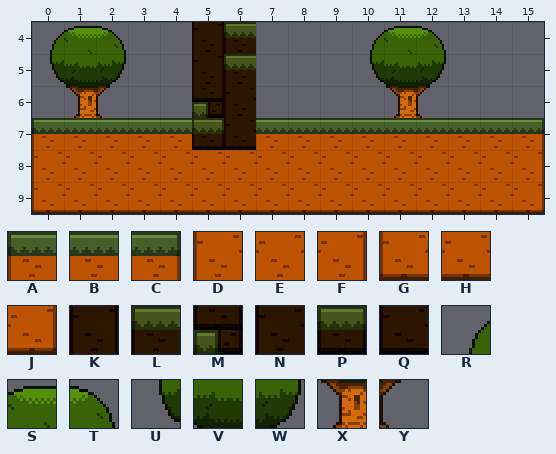
Level history. Tiled map (JSON): src/resources/maps/map_01.json. The first picture shows the starting point.
Cells are 16x16 px. Shown: x 0..15, y 4..9. The commit also replaced the tileset; all pictures use the new one. The old version is drawn lined up with the new one.
Key: from "ground_tiles": A 25, B 26, C 27, D 49, E 50, F 51, G 73, H 74, J 75, K 124, L 125, M 148, N 149, P 172, Q 173, R 193, S 194, T 195, U 217, V 218, W 219, X 242, Y 243.
_ is an empty cell, # one hidden under a higher layer.
Layer "Tile Layer 1" before, first column x 0:
 4 RST_______RST___
 5 UVW_______UVW___
 6 _XY________XY___
 7 ABBBB##BBBBBBBBC
 8 DEEEEEEEEEEEEEEF
 9 GHHHHHHHHHHHHHHJ
Layer "Tile Layer 2" before, first column x 0:
 4 _____KL_________
 5 _____KL_________
 6 _____MN_________
 7 _____PQ_________
 8 ________________
 9 ________________
The result:
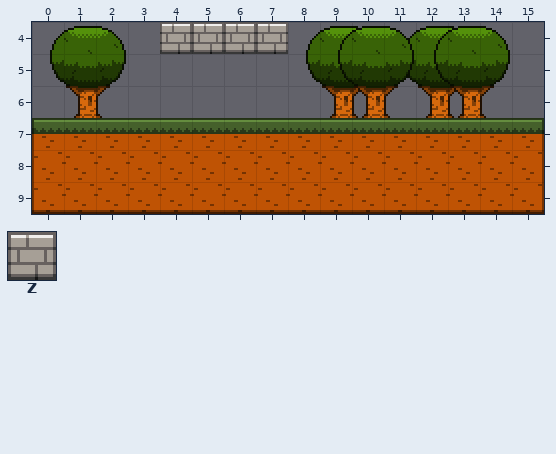
Further tiles: from "blocks": Z 0.
Tiles of an added or newly shown layer are drawn over the layers below it.
From old to new:
Changed rows in their new state; . is an unchanged cell.
everything moved by +0,+1 cells (the old picture is shown already moved)
Layer "Tile Layer 1":
first column x 8:
 4 RSTRST
 5 UVWUVW
 6 .XY_XY
Layer "Tile Layer 2":
first column x 5:
 4 __..RSTRST
 5 __..UVWUVW
 6 __...XY.XY
 7 __........
Layer "Tile Layer 3" (added):
first column x 4:
 4 ZZZZ
Pixel boxes of the changes (left, top, right, bottom) in both pictures:
changed: (160, 22, 510, 150)
